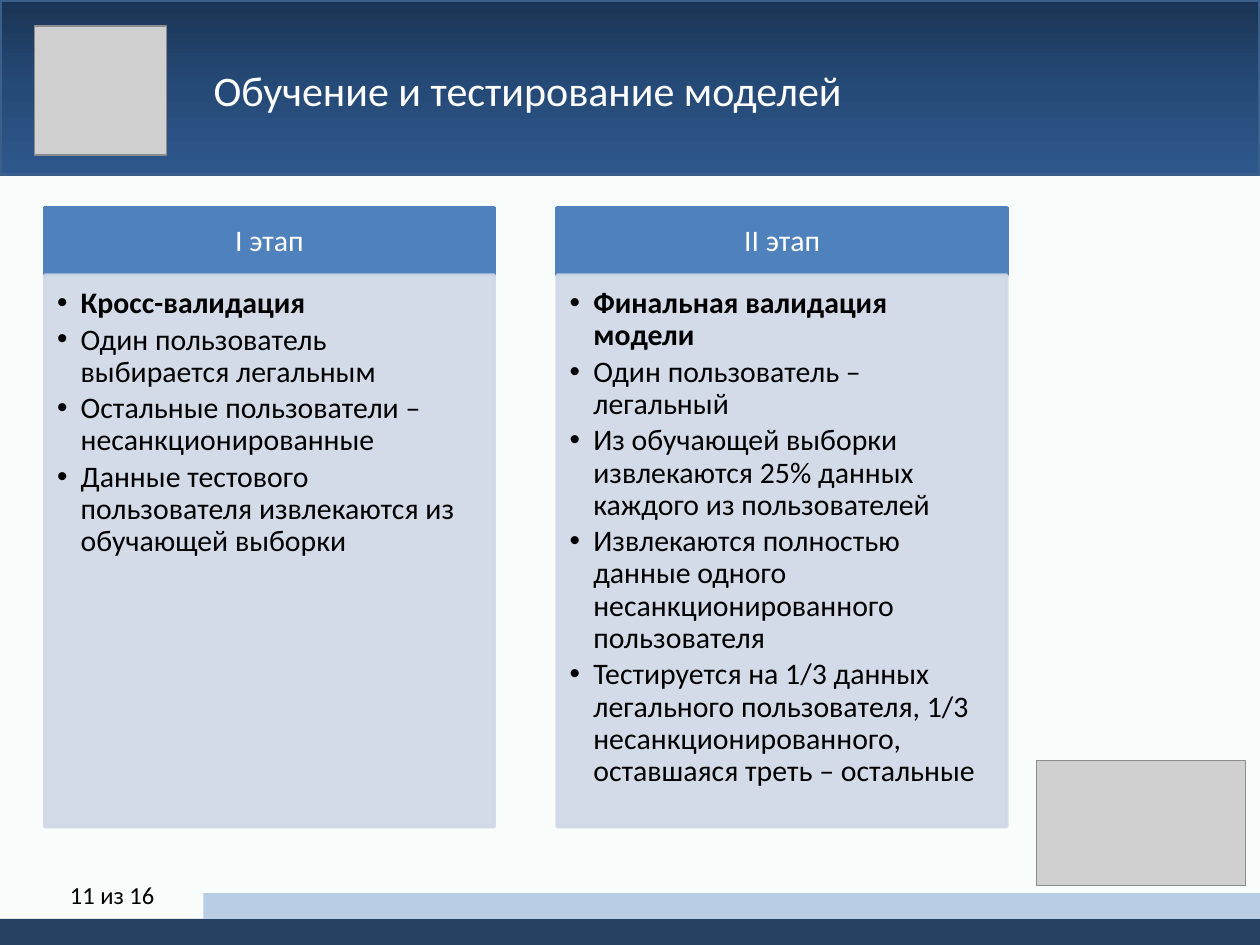
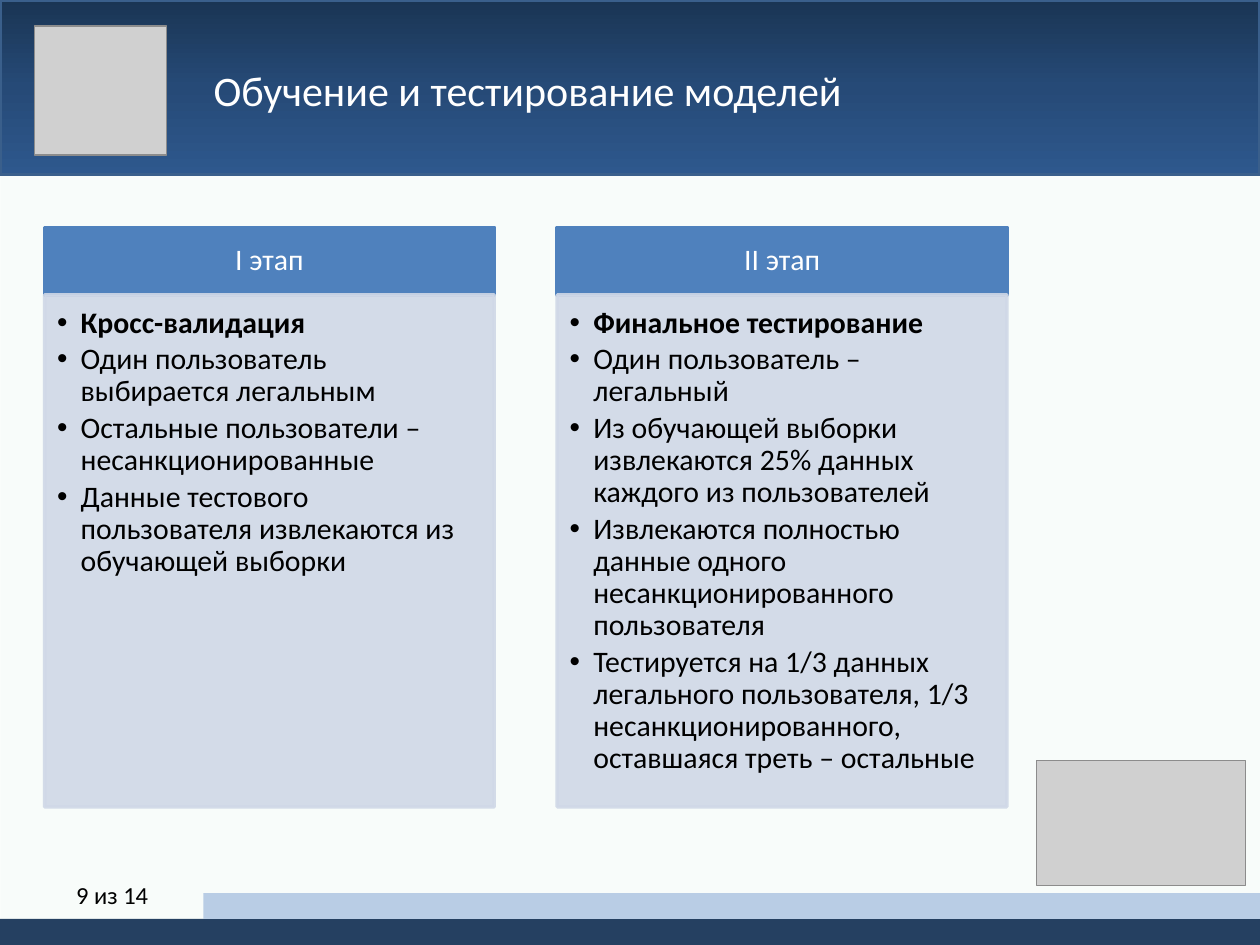
Before and after one commit to yerseg/bachelor_thesis, a slide deck: slide 9 of thesis_presentation.pptx (slide 11 before the commit). Drawn at 1260x945 pixels with LibreOffice and Linux fonts; fonts in the diff are those of the drawing; grey boxes stand for pictures. Boxes give left, top, right and bottom in pixels: in the first picture for what was removed or moved away, otherwise in the second. Text is boxed around its words. In the diff, an @@ line names an element or a change of style, - is before the commit and + after.

```diff
--- a/thesis_presentation.pptx
+++ b/thesis_presentation.pptx
@@ 2 texts, 2 rectangles: place and size @@
-2 texts, 2 rectangles at <box>44,208,1007,276</box>
+2 texts, 2 rectangles at <box>44,227,1007,295</box>
@@ text "Кросс-валидация": place and size @@
-text "Кросс-валидация" at <box>81,293,454,556</box>
+text "Кросс-валидация" at <box>81,313,454,576</box>
@@ rectangle: place and size @@
-rectangle at <box>44,275,494,827</box>
+rectangle at <box>44,295,494,806</box>
@@ text "Финальное тестирование": place and size @@
-text "Финальное тестирование" at <box>593,293,975,786</box>
+text "Финальное тестирование" at <box>593,313,975,773</box>
@@ rectangle: place and size @@
-rectangle at <box>557,275,1007,827</box>
+rectangle at <box>557,295,1007,806</box>
@@ text at <box>593,313,923,338</box>: text changed @@
-  • Финальная валидация модели
+  • Финальное тестирование
@@ page number at <box>76,888,148,904</box>: text changed @@
-11 из 16
+9 из 14
```
Also in this commit, not shown: 8 other slides changed, 2 slides added, 4 slides removed.
